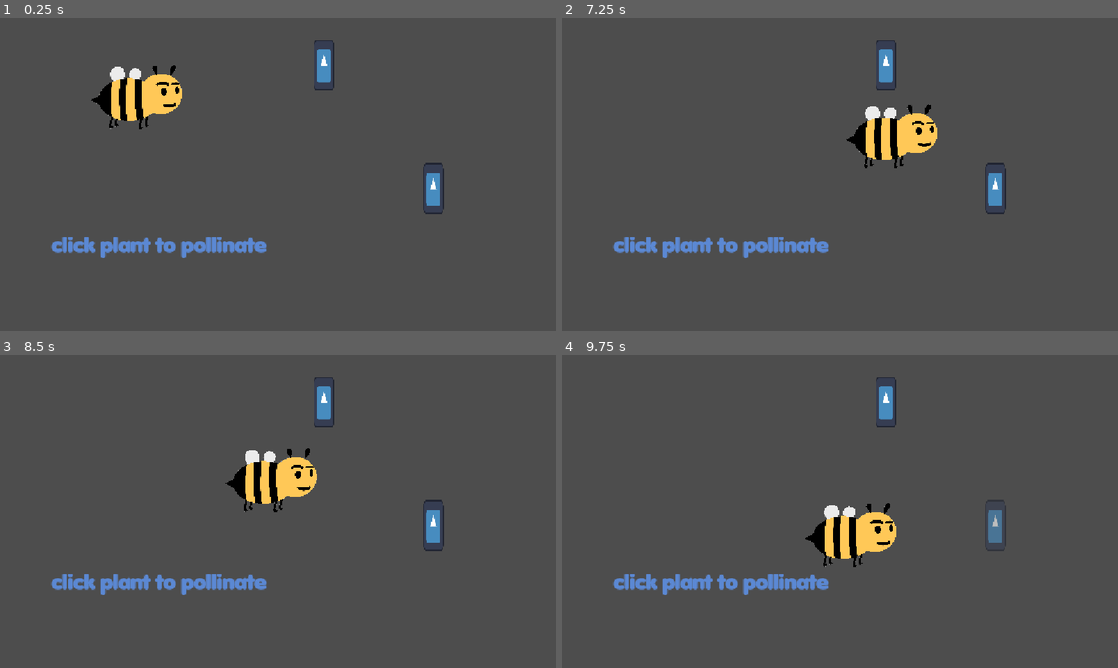
Above: before the commit, frames 1-4 (two rows, left to right).
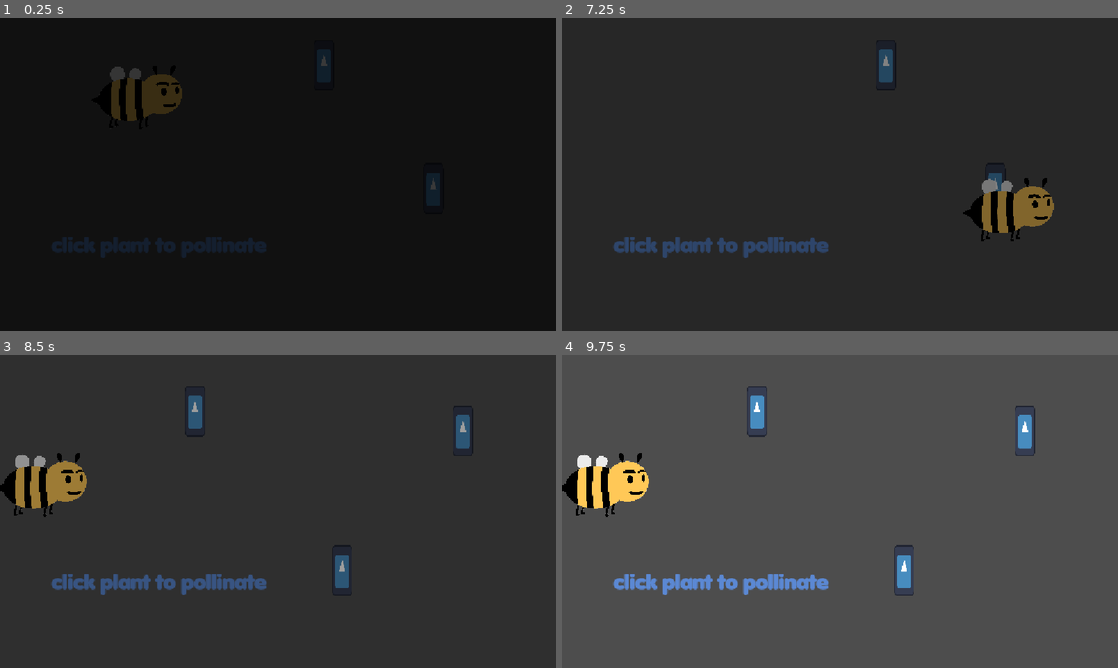
Above: after the commit, the same moments.

Repository: impzay/downtowngreens
Game: Godot game, scene res://Scenes/main.tscn
Two runs of this game, one before a commit and one after it. Both use one fixed random seed, a clock stepped at 60 frames per second and the inputs below. The engine's default icon, where the game draws it, is replaced by a stand-in: a white triangle on a blue panel in a dark square. Sound files missing from this copy of the repository are replaced by a short silence.
Inputs (mouse positions are in pixels of both pictures, inside the frame that each line leads up to):
- Up to frame 1 (0.25 s): no input
- Up to frame 2 (7.25 s): move the mouse to (884, 64) at 0.52 s; click (884, 64) at 0.67 s; move the mouse to (995, 187) at 1.27 s; click (995, 187) at 1.42 s; move the mouse to (895, 105) at 2.02 s; click (895, 105) at 2.17 s; move the mouse to (812, 237) at 2.77 s; click (812, 237) at 2.92 s; move the mouse to (1006, 221) at 3.52 s; click (1006, 221) at 3.67 s; move the mouse to (673, 127) at 4.27 s; click (673, 127) at 4.42 s; move the mouse to (867, 174) at 5.02 s; click (867, 174) at 5.17 s; move the mouse to (756, 96) at 5.77 s; click (756, 96) at 5.92 s; move the mouse to (962, 158) at 6.52 s; click (962, 158) at 6.67 s
- Up to frame 3 (8.5 s): move the mouse to (166, 527) at 7.27 s; click (166, 527) at 7.42 s; move the mouse to (333, 442) at 8.02 s; click (333, 442) at 8.17 s
- Up to frame 4 (9.75 s): move the mouse to (812, 574) at 8.77 s; click (812, 574) at 8.92 s; move the mouse to (1006, 558) at 9.52 s; click (1006, 558) at 9.67 s

The runs differ from the first frame. In frame 1, 99% of the frame differs, in the area x 0-100%, y 0-100%; in frame 2, 100%; in frame 3, 100%; in frame 4, 5.6%.

Commit message:
add level transitions. fix pollinator movement lock bug, plant check bug, total plant increment bug, celebration sfx bug

Diff:
--- a/garden-sprouts/Scenes/Level2.tscn
+++ b/garden-sprouts/Scenes/Level2.tscn
@@ -1,36 +1,66 @@
 [gd_scene format=3 uid="uid://bd1o6uj15g1fx"]
 
-[ext_resource type="PackedScene" uid="uid://c0x216xvxywlj" path="res://Scenes/pollinator.tscn" id="1_4fkrx"]
-[ext_resource type="PackedScene" uid="uid://pomuvcnko6ij" path="res://Scenes/plant.tscn" id="2_j1epo"]
-[ext_resource type="Script" uid="uid://3df3y2sllgny" path="res://Scenes/sound_handler.gd" id="3_l8i73"]
-[ext_resource type="AudioStream" uid="uid://bhgdgr5xeor6s" path="res://Assets/Sound/yay.mp3" id="4_0j33c"]
+[ext_resource type="PackedScene" uid="uid://c0x216xvxywlj" path="res://Scenes/pollinator.tscn" id="1_dlanv"]
+[ext_resource type="Script" uid="uid://dwu8h1syg1nsv" path="res://Scripts/ui.gd" id="1_styii"]
+[ext_resource type="FontFile" uid="uid://dcrcb5dvofcxi" path="res://Assets/Fonts/Anja Eliane accent002.ttf" id="2_lgosu"]
+[ext_resource type="AudioStream" uid="uid://bhgdgr5xeor6s" path="res://Assets/Sound/yay.mp3" id="3_styii"]
+[ext_resource type="PackedScene" uid="uid://pomuvcnko6ij" path="res://Scenes/plant.tscn" id="4_lgosu"]
+[ext_resource type="Script" uid="uid://3df3y2sllgny" path="res://Scripts/sound_handler.gd" id="4_styii"]
 
 [node name="Level2" type="Node2D" unique_id=472284549]
 
-[node name="Pollinator" parent="." unique_id=741083609 instance=ExtResource("1_4fkrx")]
+[node name="UI" type="Control" parent="." unique_id=1353652983]
+layout_mode = 3
+anchors_preset = 0
+offset_right = 40.0
+offset_bottom = 40.0
+script = ExtResource("1_styii")
+metadata/_edit_use_anchors_ = true
+
+[node name="RichTextLabel" type="RichTextLabel" parent="UI" unique_id=431899170]
+layout_mode = 0
+offset_left = 106.0
+offset_top = 452.99997
+offset_right = 312.34918
+offset_bottom = 471.25394
+scale = Vector2(2.52, 2.52)
+theme_override_colors/default_color = Color(0.35888037, 0.5349528, 0.8254725, 1)
+theme_override_fonts/normal_font = ExtResource("2_lgosu")
+text = "click plant to pollinate"
+
+[node name="ColorRect" type="ColorRect" parent="UI" unique_id=1710521215]
+top_level = true
+layout_mode = 0
+offset_left = -13.0
+offset_top = -28.0
+offset_right = 1187.0
+offset_bottom = 687.0
+color = Color(0, 0, 0, 1)
+
+[node name="Pollinator" parent="." unique_id=741083609 instance=ExtResource("1_dlanv")]
 position = Vector2(73, 281)
 
 [node name="Sound_Handler" type="Node2D" parent="Pollinator" unique_id=1615600936]
 position = Vector2(-73, -281)
-script = ExtResource("3_l8i73")
+script = ExtResource("4_styii")
 
 [node name="AudioStreamPlayer2D" type="AudioStreamPlayer2D" parent="Pollinator/Sound_Handler" unique_id=52113329]
-stream = ExtResource("4_0j33c")
+stream = ExtResource("3_styii")
 volume_db = 1.083
 pitch_scale = 1.4
 max_distance = 3145.0
 
 [node name="MusicPlayer" type="AudioStreamPlayer2D" parent="Pollinator/Sound_Handler" unique_id=566348799]
 
-[node name="Plant" parent="." unique_id=16015361 instance=ExtResource("2_j1epo")]
+[node name="Plant" parent="." unique_id=16015361 instance=ExtResource("4_lgosu")]
 position = Vector2(405, 114)
 is_pollinated = true
 plant_type = "Carrot"
 
-[node name="Plant2" parent="." unique_id=521468968 instance=ExtResource("2_j1epo")]
+[node name="Plant2" parent="." unique_id=521468968 instance=ExtResource("4_lgosu")]
 position = Vector2(960, 155)
 plant_type = "Carrot"
 
-[node name="Plant3" parent="." unique_id=470140327 instance=ExtResource("2_j1epo")]
+[node name="Plant3" parent="." unique_id=470140327 instance=ExtResource("4_lgosu")]
 position = Vector2(710, 444)
 plant_type = "Carrot"
--- a/garden-sprouts/Scenes/level3.tscn
+++ b/garden-sprouts/Scenes/level3.tscn
@@ -1,11 +1,41 @@
 [gd_scene format=3 uid="uid://bjwc4kbanm2ac"]
 
 [ext_resource type="PackedScene" uid="uid://c0x216xvxywlj" path="res://Scenes/pollinator.tscn" id="1_d77hw"]
-[ext_resource type="Script" uid="uid://3df3y2sllgny" path="res://Scenes/sound_handler.gd" id="2_jaajx"]
+[ext_resource type="Script" uid="uid://dwu8h1syg1nsv" path="res://Scripts/ui.gd" id="1_mrxql"]
+[ext_resource type="Script" uid="uid://3df3y2sllgny" path="res://Scripts/sound_handler.gd" id="2_jaajx"]
+[ext_resource type="FontFile" uid="uid://dcrcb5dvofcxi" path="res://Assets/Fonts/Anja Eliane accent002.ttf" id="2_qrg6c"]
 [ext_resource type="AudioStream" uid="uid://bhgdgr5xeor6s" path="res://Assets/Sound/yay.mp3" id="3_mrxql"]
 [ext_resource type="PackedScene" uid="uid://pomuvcnko6ij" path="res://Scenes/plant.tscn" id="4_qrg6c"]
 
 [node name="Level3" type="Node2D" unique_id=472284549]
+
+[node name="UI" type="Control" parent="." unique_id=543839926]
+layout_mode = 3
+anchors_preset = 0
+offset_right = 40.0
+offset_bottom = 40.0
+script = ExtResource("1_mrxql")
+metadata/_edit_use_anchors_ = true
+
+[node name="RichTextLabel" type="RichTextLabel" parent="UI" unique_id=1461654113]
+layout_mode = 0
+offset_left = 106.0
+offset_top = 452.99997
+offset_right = 312.34918
+offset_bottom = 471.25394
+scale = Vector2(2.52, 2.52)
+theme_override_colors/default_color = Color(0.35888037, 0.5349528, 0.8254725, 1)
+theme_override_fonts/normal_font = ExtResource("2_qrg6c")
+text = "click plant to pollinate"
+
+[node name="ColorRect" type="ColorRect" parent="UI" unique_id=2022805863]
+top_level = true
+layout_mode = 0
+offset_left = -13.0
+offset_top = -28.0
+offset_right = 1187.0
+offset_bottom = 687.0
+color = Color(0, 0, 0, 1)
 
 [node name="Pollinator" parent="." unique_id=741083609 instance=ExtResource("1_d77hw")]
 position = Vector2(104, 339)
--- /dev/null
+++ b/garden-sprouts/Scenes/main.gd
@@ -0,0 +1,8 @@
+extends Node2D
+
+
+# Called when the node enters the scene tree for the first time.
+func _ready() -> void:
+	await get_tree().process_frame  # wait one frame for UI to load
+	var ui = get_node("UI")
+	ui.fade_out()
--- a/garden-sprouts/Scenes/main.tscn
+++ b/garden-sprouts/Scenes/main.tscn
@@ -1,18 +1,22 @@
 [gd_scene format=3 uid="uid://b0l8qtqddlnj3"]
 
+[ext_resource type="Script" uid="uid://bmyfne6781ygk" path="res://Scenes/main.gd" id="1_6bp64"]
+[ext_resource type="Script" uid="uid://dwu8h1syg1nsv" path="res://Scripts/ui.gd" id="1_21xkr"]
 [ext_resource type="PackedScene" uid="uid://pomuvcnko6ij" path="res://Scenes/plant.tscn" id="2_jjvhh"]
 [ext_resource type="FontFile" uid="uid://dcrcb5dvofcxi" path="res://Assets/Fonts/Anja Eliane accent002.ttf" id="2_kry3j"]
 [ext_resource type="PackedScene" uid="uid://c0x216xvxywlj" path="res://Scenes/pollinator.tscn" id="3_kry3j"]
-[ext_resource type="Script" uid="uid://3df3y2sllgny" path="res://Scenes/sound_handler.gd" id="5_6bp64"]
+[ext_resource type="Script" uid="uid://3df3y2sllgny" path="res://Scripts/sound_handler.gd" id="5_6bp64"]
 [ext_resource type="AudioStream" uid="uid://bhgdgr5xeor6s" path="res://Assets/Sound/yay.mp3" id="5_kry3j"]
 
 [node name="Main" type="Node2D" unique_id=268824148]
+script = ExtResource("1_6bp64")
 
 [node name="UI" type="Control" parent="." unique_id=111675621]
 layout_mode = 3
 anchors_preset = 0
 offset_right = 40.0
 offset_bottom = 40.0
+script = ExtResource("1_21xkr")
 metadata/_edit_use_anchors_ = true
 
 [node name="RichTextLabel" type="RichTextLabel" parent="UI" unique_id=650406494]
@@ -26,6 +30,15 @@
 theme_override_fonts/normal_font = ExtResource("2_kry3j")
 text = "click plant to pollinate"
 
+[node name="ColorRect" type="ColorRect" parent="UI" unique_id=694209026]
+top_level = true
+layout_mode = 0
+offset_left = -13.0
+offset_top = -28.0
+offset_right = 1187.0
+offset_bottom = 687.0
+color = Color(0, 0, 0, 1)
+
 [node name="Plant" parent="." unique_id=16015361 instance=ExtResource("2_jjvhh")]
 position = Vector2(672, 95)
 is_pollinated = true
@@ -37,6 +50,7 @@
 
 [node name="Pollinator" parent="." unique_id=741083609 instance=ExtResource("3_kry3j")]
 position = Vector2(271, 176)
+transition_time = 1
 
 [node name="Sound_Handler" type="Node2D" parent="Pollinator" unique_id=809176311]
 script = ExtResource("5_6bp64")
--- a/garden-sprouts/Scripts/game_manager.gd
+++ b/garden-sprouts/Scripts/game_manager.gd
@@ -3,10 +3,22 @@
 var level: int = 1;
 var total_plants_pollinated: int = 0;
 
+
 func next_level():
+
 	level += 1;
 	total_plants_pollinated = 0;
-	get_tree().change_scene_to_file("res://Scenes/Level%d.tscn" % level)
+
+	var ui = get_tree().current_scene.get_node("UI")
+	ui.fade()
+	await get_tree().create_timer(1.0).timeout
+
+	get_tree().change_scene_to_file("res://Scenes/level%d.tscn" % level)
+
+	await get_tree().create_timer(0.1).timeout
+	var new_ui = get_tree().current_scene.get_node("UI")
+	new_ui.black_screen.color = Color(0, 0, 0, 1)  # ensure starts black
+	new_ui.fade_out()
 
 func get_level():
 	return level
--- a/garden-sprouts/Scripts/pollinator.gd
+++ b/garden-sprouts/Scripts/pollinator.gd
@@ -6,6 +6,7 @@
 var total_plants_pollinated: int = 0;
 var held_pollen: String = "";
 var level: int = 1
+@export var transition_time: int
 @onready var sfx_handler = $Sound_Handler
 
 func _process(delta: float) -> void:
@@ -17,27 +18,31 @@
 	#task gets completed if a plant is successfully pollinated.
 	if position.distance_to(target_pos) < 15.0:
 		is_moving = false
-		task_completed()
+		#task_completed()
 
 
 func task_completed():
 	#check if all plants are pollinated and update # of remaining plants to be pollinated
 	GameManager.total_plants_pollinated += 1;
+	print("+1 pollinated plant")
 	if GameManager.level == 1:
+		if GameManager.total_plants_pollinated >= 1:
+			celebrate()
+			await get_tree().create_timer(3.0).timeout
+			GameManager.next_level()
+	elif GameManager.level == 2:
 		if GameManager.total_plants_pollinated >= 2:
 			celebrate()
-			GameManager.next_level()
-	elif GameManager.level == 2:
-		if GameManager.total_plants_pollinated >= 3:
-			celebrate()
+			await get_tree().create_timer(3.0).timeout
 			GameManager.next_level()
 	elif GameManager.level == 3:
-		if GameManager.total_plants_pollinated >= 4:
+		if GameManager.total_plants_pollinated >= 2:
 			celebrate()
 			win()
 
 func celebrate():
 	play_sound("yay")
+
 	#add celebration animation here
 
 func win():
@@ -54,11 +59,23 @@
 func _input(inp: InputEvent) -> void:
 	if inp is InputEventMouseButton and inp.button_index == MOUSE_BUTTON_LEFT and inp.pressed:
 		play_sound("button_click")
-		if mouse_over_plant and !mouse_over_plant[1]:
-			mouse_over_plant[1] = true
+
+		#checks for correct pollen matchups
+
+
+		#are you hovering over a plant? if plant is not pollinated, pollinate it,
+		if mouse_over_plant:
+			if held_pollen != mouse_over_plant[0] and !mouse_over_plant[1]:
+				print("you dont have this plants pollen");
+				return
+
+			if mouse_over_plant[1] == false:
+				mouse_over_plant[1] = true
+				task_completed()
 			set_pollen(mouse_over_plant)
+			self.move(inp.position)
 
-		self.move(inp.position)
+
 
 func _on_mouse_entered_plant(plant):
 	set_plant(plant)
@@ -72,7 +89,7 @@
 		return
 
 	held_pollen = plant[0]
-	#print("Updated held pollen to ", held_pollen)
+	print("Updated held pollen to ", held_pollen)
 
 func get_pollen():
 	return held_pollen
--- /dev/null
+++ b/garden-sprouts/Scripts/ui.gd
@@ -0,0 +1,37 @@
+extends Control
+
+signal level_transition
+
+@onready var black_screen = $ColorRect
+var is_fading: bool = false
+var fade_in: bool = false #true = fade to black, false = fade from black
+var time: float = 0.0
+
+func _ready() -> void:
+	pass
+func _process(delta):
+	if !is_fading:
+		return
+
+	time += delta * 0.9
+	time = clamp(time, 0.0, 1.0)
+
+	if fade_in:
+		black_screen.color.a = lerp(0.0, 1.0, time)
+	else:
+		black_screen.color.a = lerp(1.0, 0.0, time)
+
+	if time >= 1.0:
+		is_fading = false
+		time = 0.0
+
+
+func fade():
+	is_fading = true
+	fade_in = true
+	time = 0.0
+
+func fade_out():
+	is_fading = true
+	fade_in = false
+	time = 0.0
Not shown, added: garden-sprouts/Scenes/main.gd.uid
Renamed: garden-sprouts/Scenes/sound_handler.gd -> garden-sprouts/Scripts/sound_handler.gd
Renamed: garden-sprouts/Scenes/sound_handler.gd.uid -> garden-sprouts/Scripts/sound_handler.gd.uid
Not shown, added: garden-sprouts/Scripts/ui.gd.uid
